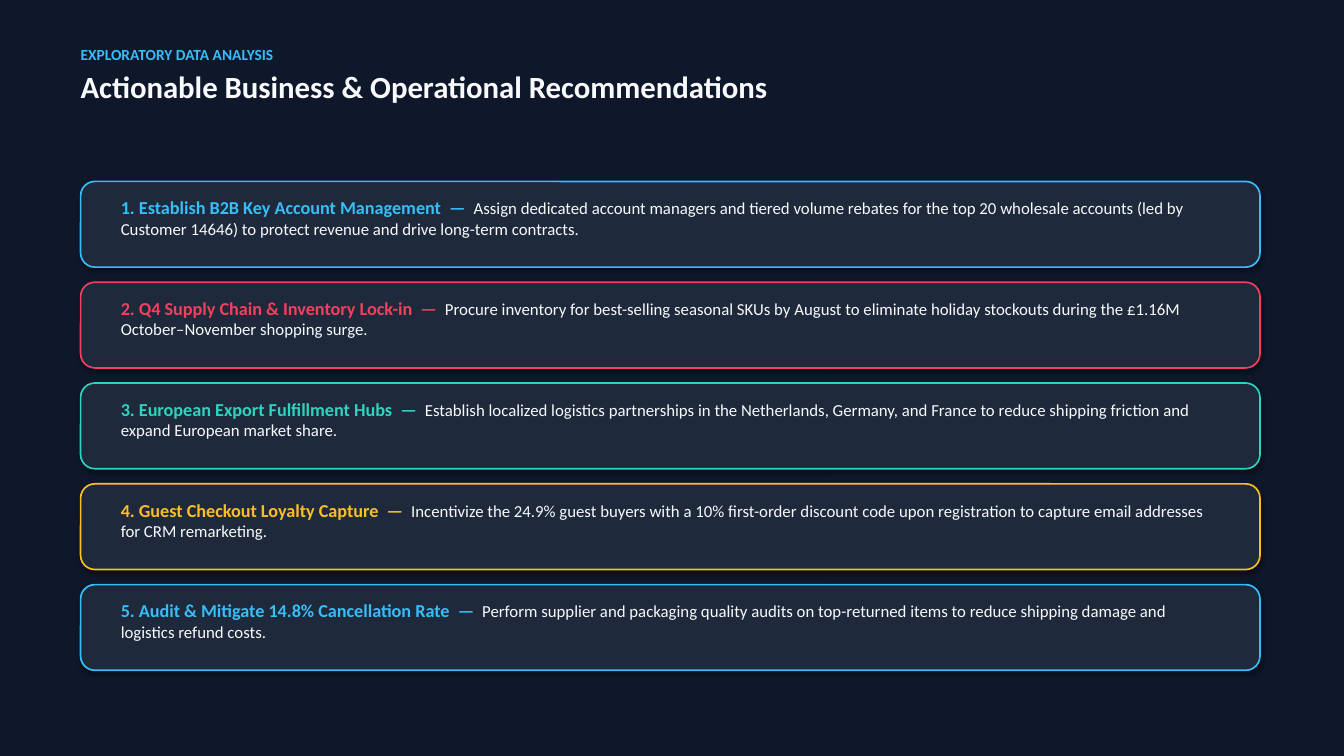
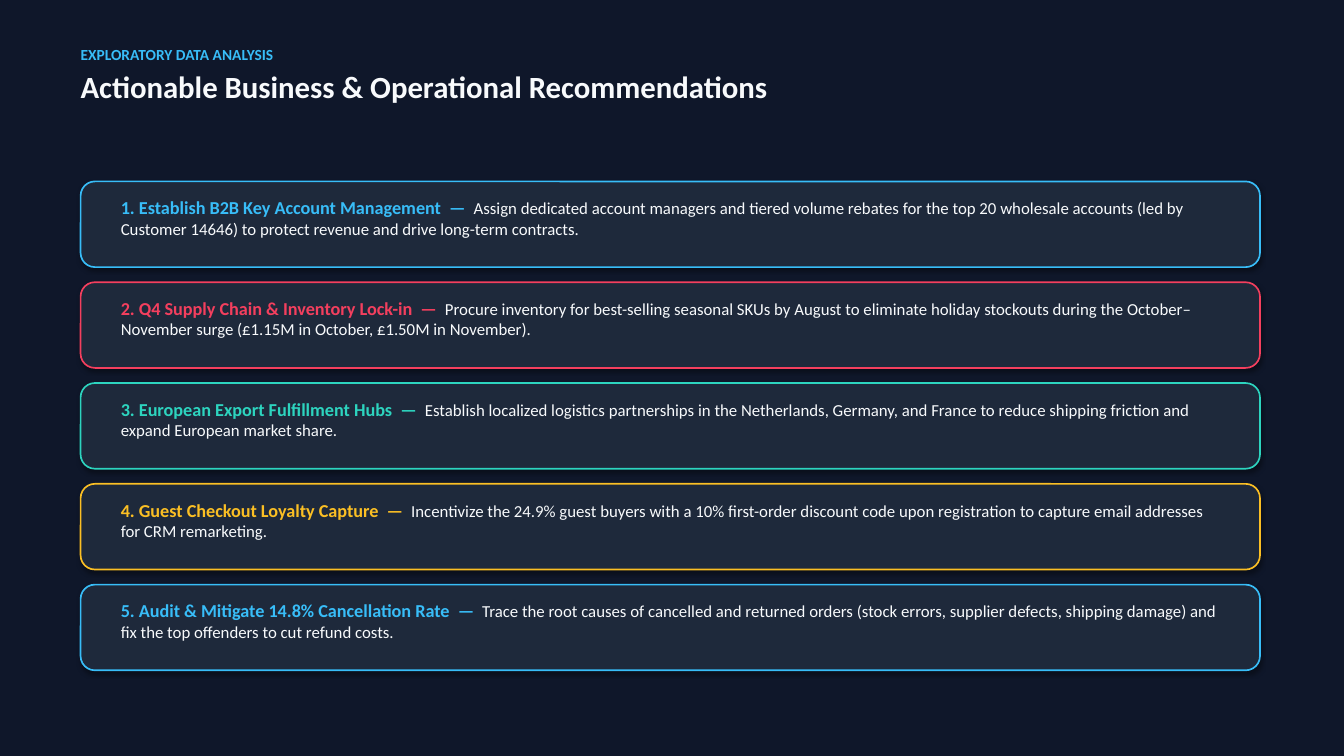
Before and after one commit to nitishkumarchimmanakatti-dev/ecommerce-sales-eda, a slide deck: slide 7 of 02_Presentation_Slides/Ecommerce_Sales_EDA_Presentation.pptx (slide 6 before the commit). Drawn at 1344x756 pixels with LibreOffice and Linux fonts; fonts in the diff are those of the drawing. Boxes give left, top, right and bottom in pixels: in the first picture for what was removed or moved away, otherwise in the second. Text is boxed around its words. In the diff, an @@ line names an element or a change of style, - is before the commit and + after.

```diff
--- a/02_Presentation_Slides/Ecommerce_Sales_EDA_Presentation.pptx
+++ b/02_Presentation_Slides/Ecommerce_Sales_EDA_Presentation.pptx
@@ text at [121,302,1191,338]: text changed @@
-2. Q4 Supply Chain & Inventory Lock-in — Procure inventory for best-selling seasonal SKUs by August to eliminate holiday stockouts during the £1.16M October–November shopping surge.
+2. Q4 Supply Chain & Inventory Lock-in — Procure inventory for best-selling seasonal SKUs by August to eliminate holiday stockouts during the October–November surge (£1.15M in October, £1.50M in November).
@@ text at [121,604,1216,641]: text changed @@
-5. Audit & Mitigate 14.8% Cancellation Rate — Perform supplier and packaging quality audits on top-returned items to reduce shipping damage and logistics refund costs.
+5. Audit & Mitigate 14.8% Cancellation Rate — Trace the root causes of cancelled and returned orders (stock errors, supplier defects, shipping damage) and fix the top offenders to cut refund costs.
```
Also in this commit, not shown: 5 other slides changed, 1 slide added, 4 other files.
